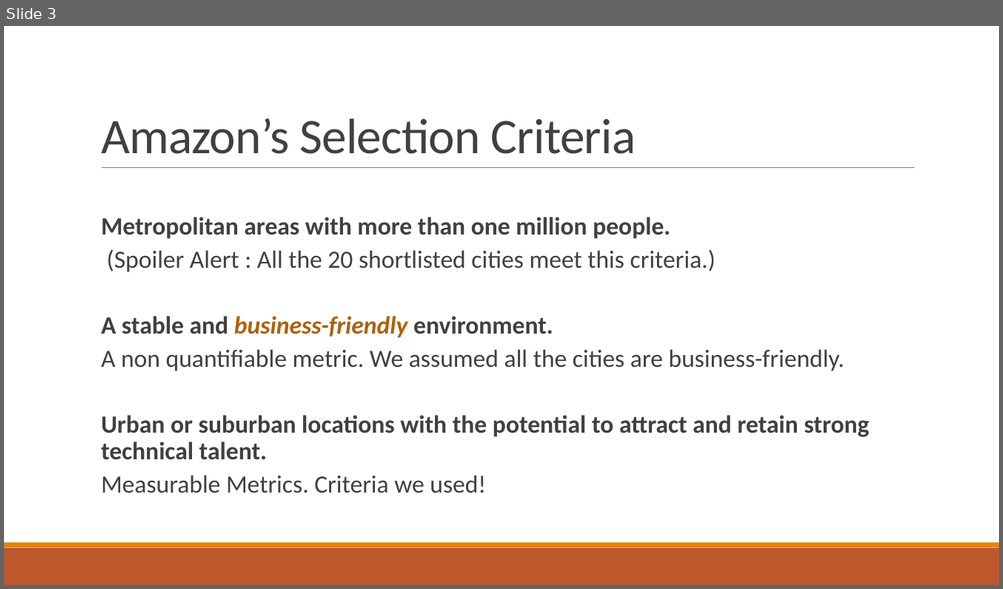
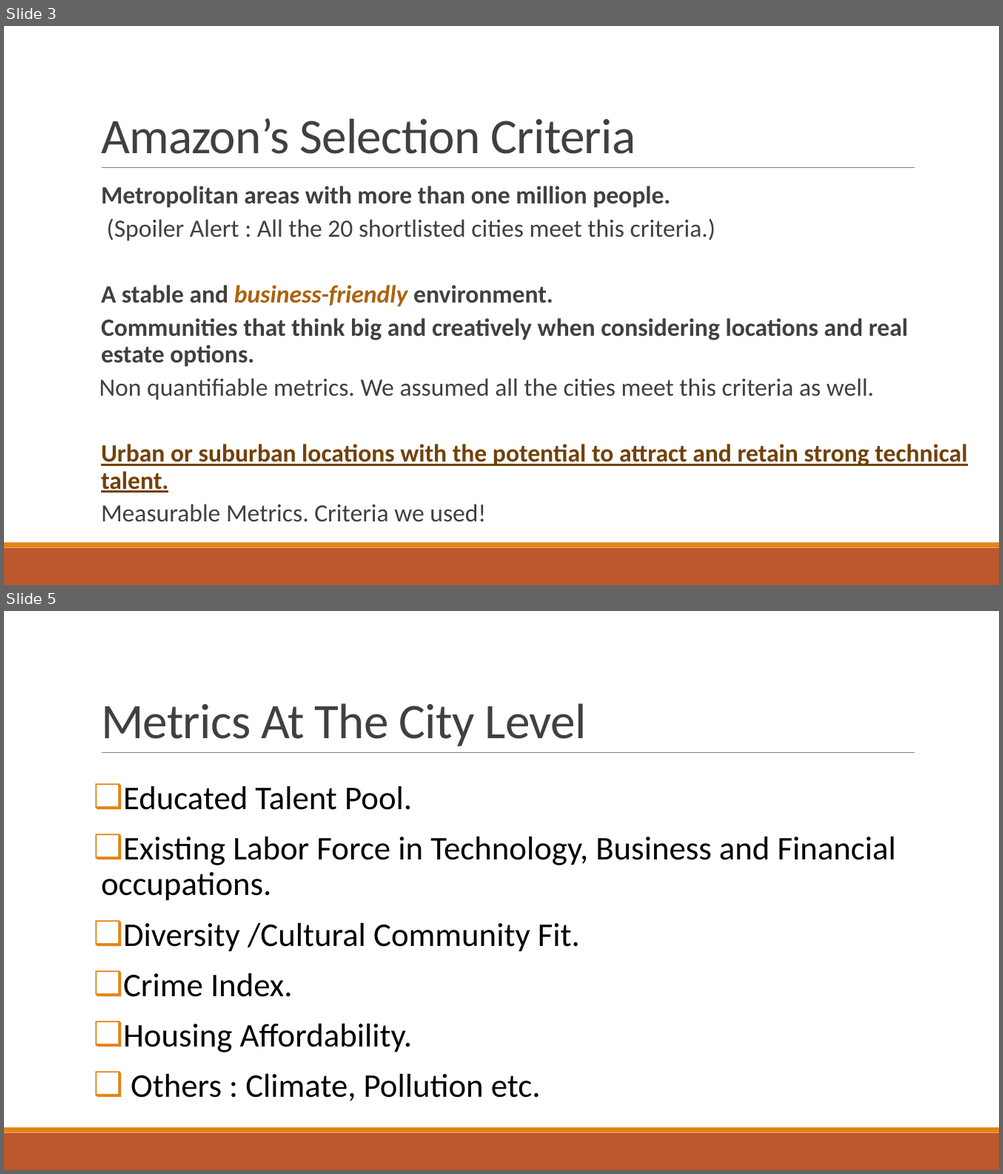
Before and after one commit to indranik/BC_Project1, a slide deck: Project1_Presentation.pptx. Shown one above the other, each under a label of ours: slide 3 before the commit, slides 3 and 5 after it; the slides between them are not shown. The pictures are 1003x589 and 1003x1174 pixels, drawn with LibreOffice and Linux fonts; fonts in the diff are those of the drawing. Boxes give left, top, right and bottom in pixels: in the first picture for what was removed or moved away, otherwise in the second. Text is boxed around its words. In the diff, an @@ line names an element or a change of style, - is before the commit and + after.

```diff
--- a/Project1_Presentation.pptx
+++ b/Project1_Presentation.pptx
@@ slide 5 added at box(4, 611, 999, 1170), background #FFFFFF; not listed: 3 template elements that a slide beside it also shows @@
@@ title added at box(101, 703, 586, 746), 48 pt, text #404040 @@
+Metrics At The City Level
@@ text added at box(101, 786, 896, 1102), 32 pt, text #000000 @@
+❑ Educated Talent Pool.
+❑ Existing Labor Force in Technology, Business and Financial occupations.
+❑ Diversity /Cultural Community Fit.
+❑ Crime Index.
+❑ Housing Affordability.
+❑ Others : Climate, Pollution etc.
@@ slide 3 changed as well @@
@@ text "Metropolitan areas with more than ...": place and size @@
-text "Metropolitan areas with more than ..." at box(101, 217, 869, 494)
+text "Metropolitan areas with more than ..." at box(99, 186, 967, 523)
@@ text at box(99, 318, 908, 400): text changed; bold on @@
-  A non quantifiable metric. We assumed all the cities are business-friendly.
+  Communities that think big and creatively when considering locations and real estate options.
+Non quantifiable metrics. We assumed all the cities meet this criteria as well.
@@ text at box(101, 444, 967, 493): text colour #404040 to #724209, underline on in "Urban or suburban locations with the potential ..." @@
```
Also in this commit, not shown: 2 other slides changed, 11 other slides added, 1 slide removed.
